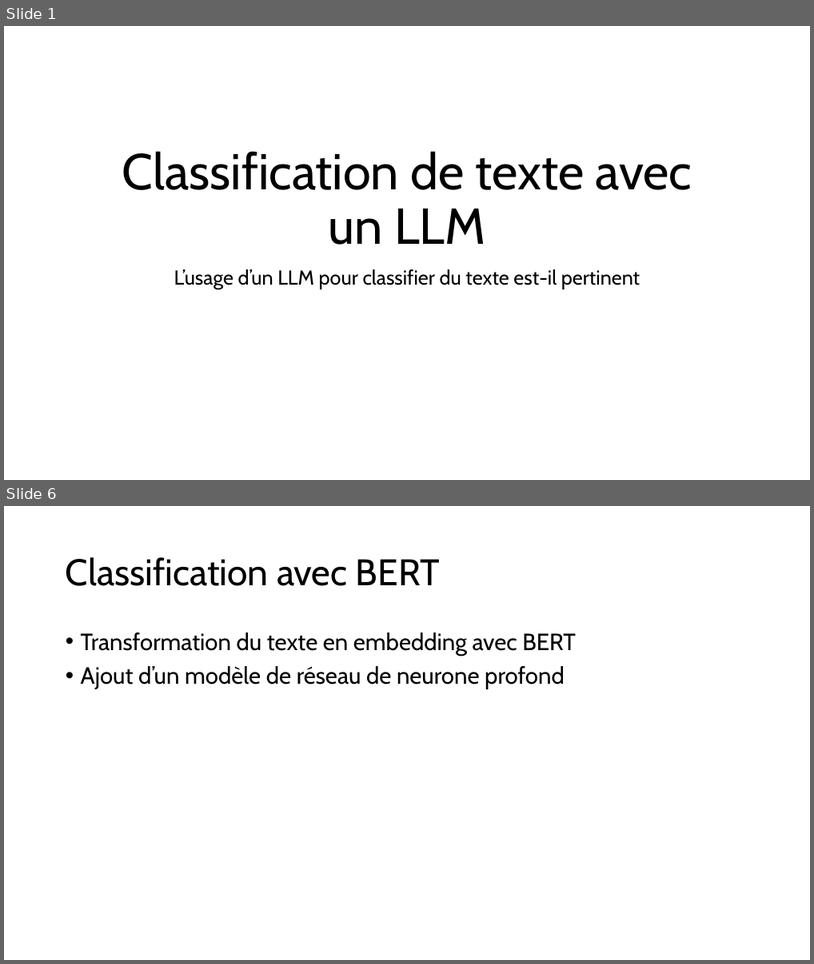
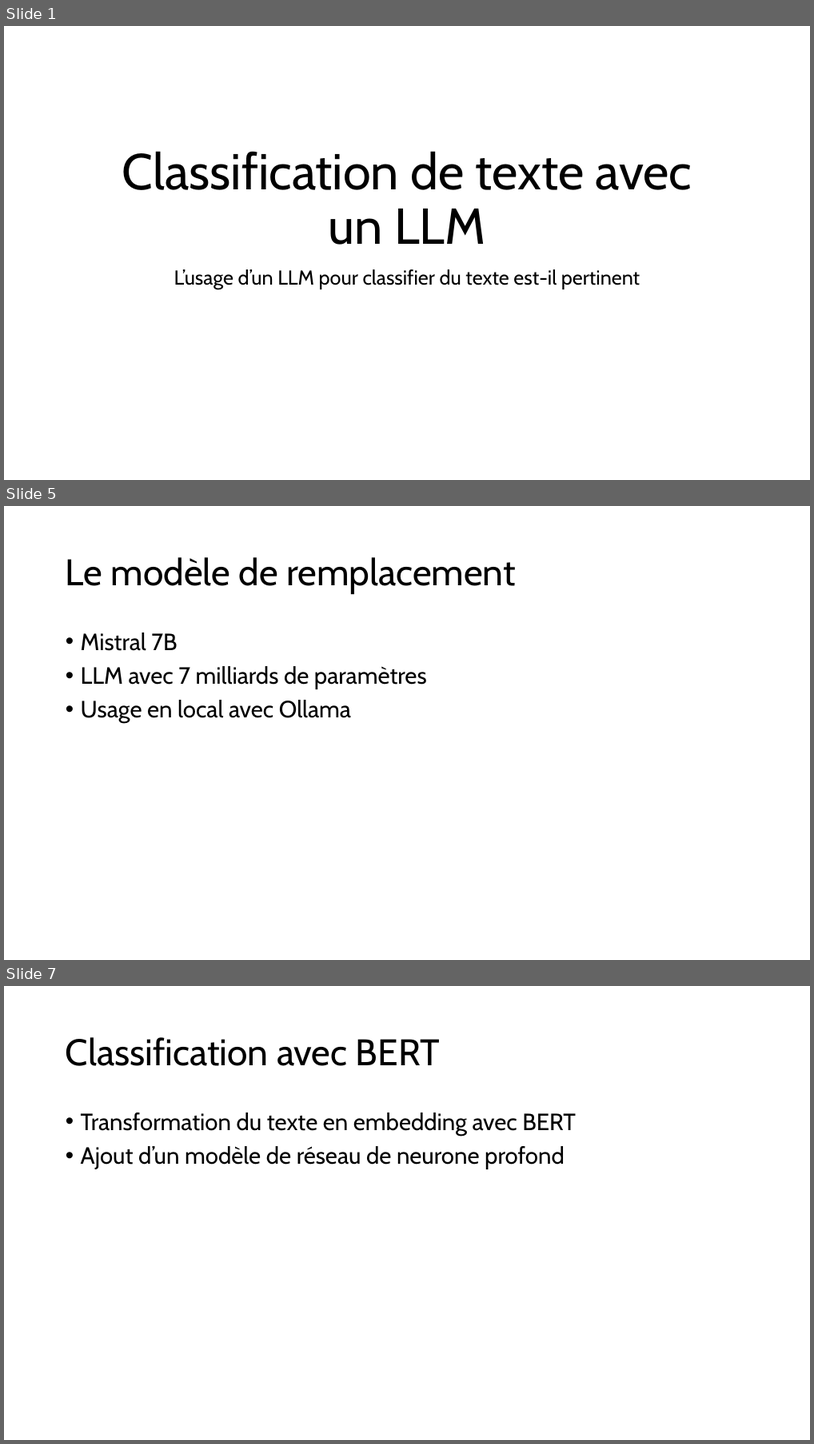
Before and after one commit to alexandre-petit/Cost_benefit_of_LLMs, a slide deck: 3_présentation.pptx. Shown one above the other, each under a label of ours: slides 1 and 6 before the commit, slides 1, 5 and 7 after it; the slides between them are not shown. The pictures are 814x964 and 814x1444 pixels, drawn with LibreOffice and Linux fonts; fonts in the diff are those of the drawing. Boxes give left, top, right and bottom in pixels: in the first picture for what was removed or moved away, otherwise in the second. Text is boxed around its words. In the diff, an @@ line names an element or a change of style, - is before the commit and + after.

```diff
--- a/3_présentation.pptx
+++ b/3_présentation.pptx
@@ slide 5 added at bbox=[4, 506, 810, 960], background #FFFFFF @@
@@ title added at bbox=[66, 557, 516, 594], 44 pt, text #000000 @@
+Le modèle de remplacement
@@ text added at bbox=[81, 632, 427, 723], 28 pt, text #000000 @@
+• Mistral 7B
+• LLM avec 7 milliards de paramètres
+• Usage en local avec Ollama
@@ what was slide 6 is now slide 7 @@
```
Also in this commit, not shown: 6 slides changed, 1 other slide added, 1 slide removed, 9 other files.
